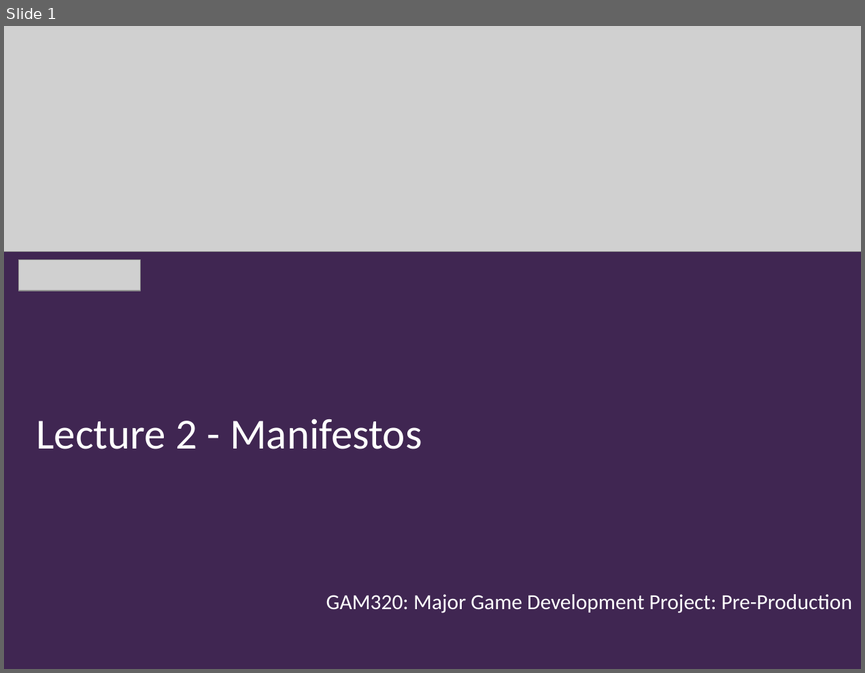
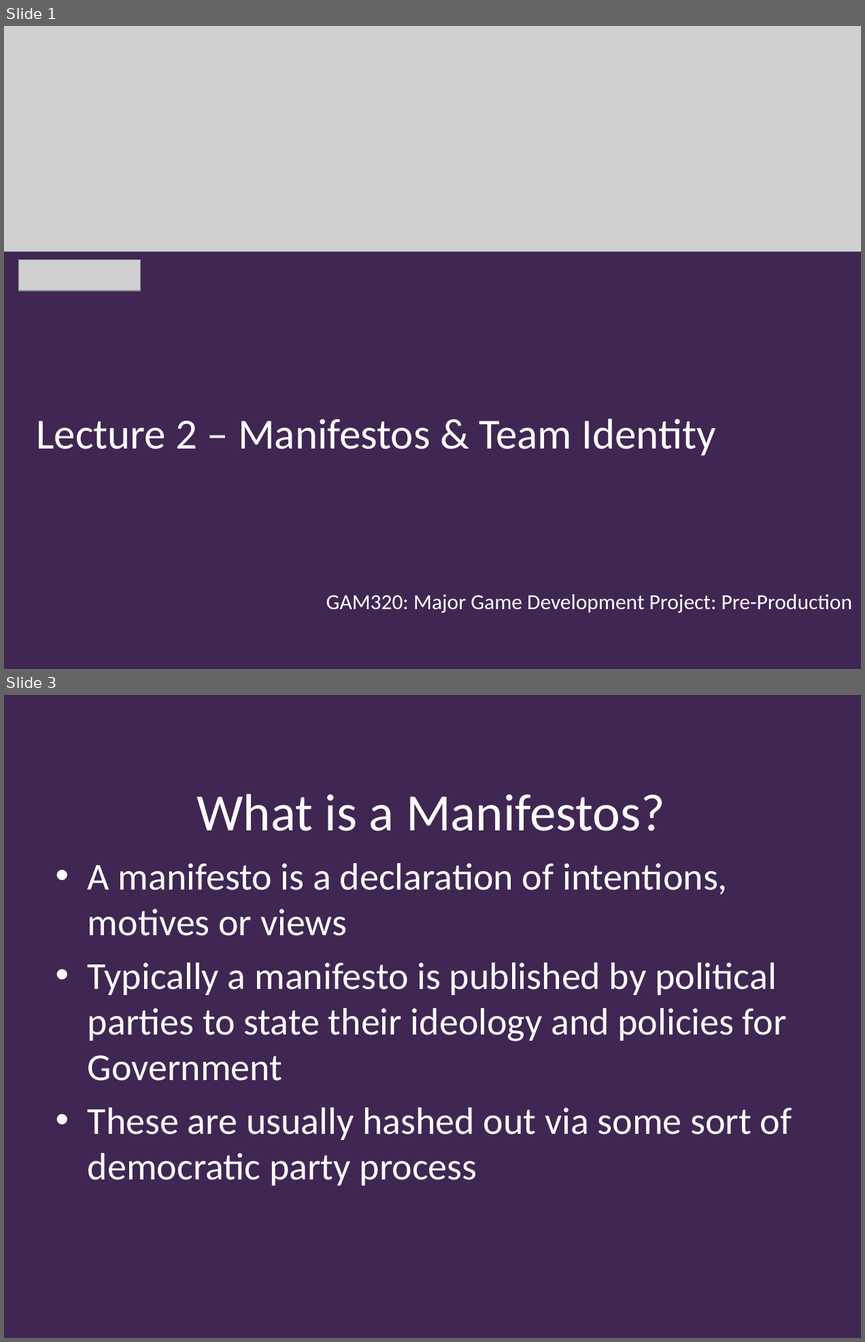
Before and after one commit to Falmouth-Games-Academy/ba-course-materials, a slide deck: GAM320/02/20-21-GAM320-02-Manifesto.pptx. Shown one above the other, each under a label of ours: slide 1 before the commit, slides 1 and 3 after it; the slides between them are not shown. The pictures are 865x673 and 865x1342 pixels, drawn with LibreOffice and Linux fonts; fonts in the diff are those of the drawing; grey boxes stand for pictures; background and template pictures are left out. Boxes give left, top, right and bottom in pixels: in the first picture for what was removed or moved away, otherwise in the second. Text is boxed around its words. In the diff, an @@ line names an element or a change of style, - is before the commit and + after.

Commit message:
Game Manifesto uploaded

```diff
--- a/GAM320/02/20-21-GAM320-02-Manifesto.pptx
+++ b/GAM320/02/20-21-GAM320-02-Manifesto.pptx
@@ slide 3 added at (x1=4, y1=695, x2=861, y2=1338), background #402652 @@
@@ title added at (x1=197, y1=794, x2=665, y2=831), 44 pt, text #FFFFFF @@
+What is a Manifestos?
@@ text added at (x1=88, y1=863, x2=792, y2=1185), 32 pt, text #FFFFFF @@
+• A manifesto is a declaration of intentions, motives or views
+• Typically a manifesto is published by political parties to state their ideology and policies for Government
+• These are usually hashed out via some sort of democratic party process
@@ slide 1 changed as well @@
@@ title at (x1=36, y1=418, x2=715, y2=455): text changed @@
-Lecture 2 - Manifestos
+Lecture 2 – Manifestos & Team Identity
```
Also in this commit, not shown: 2 other slides changed, 8 other slides added.
